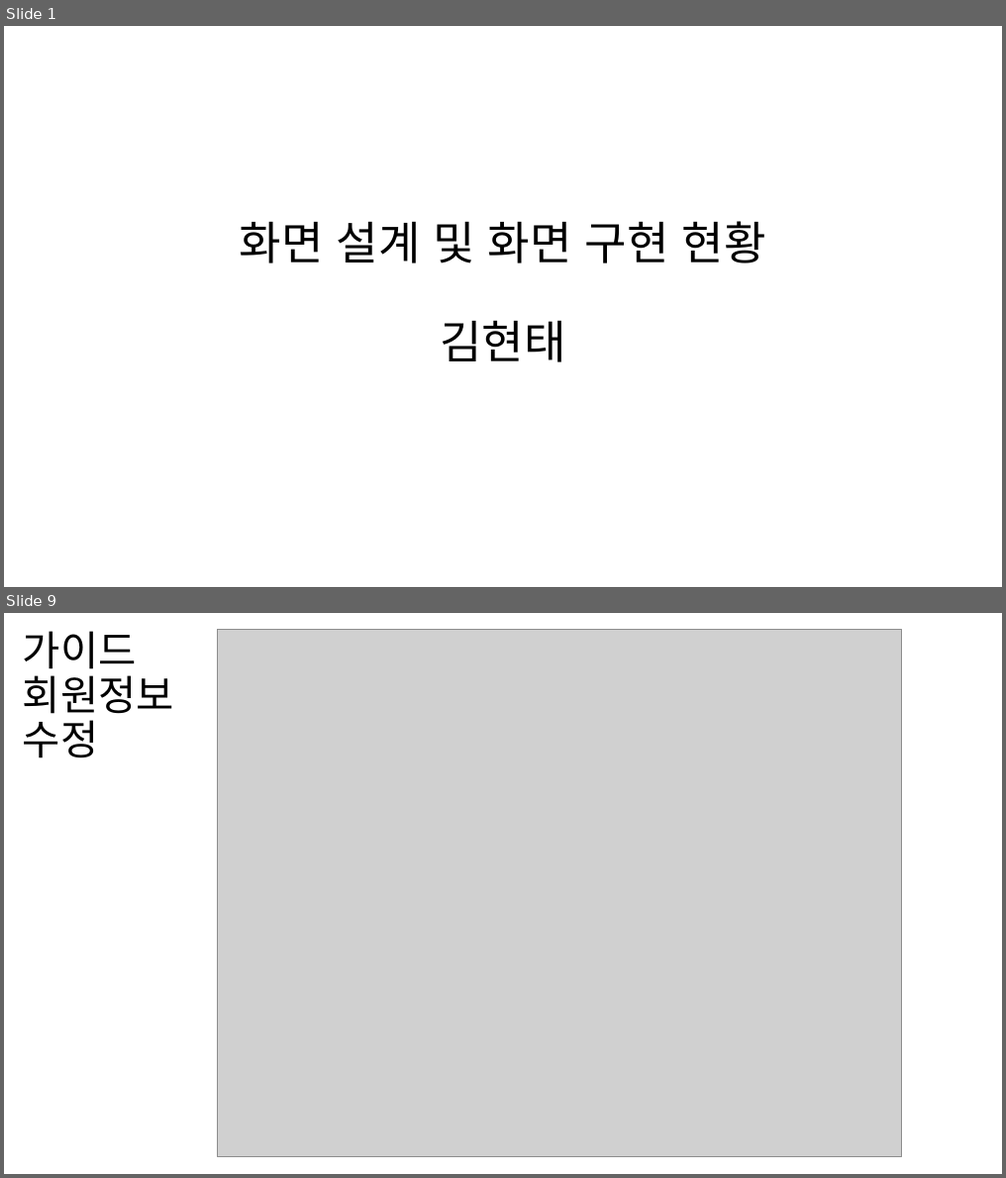
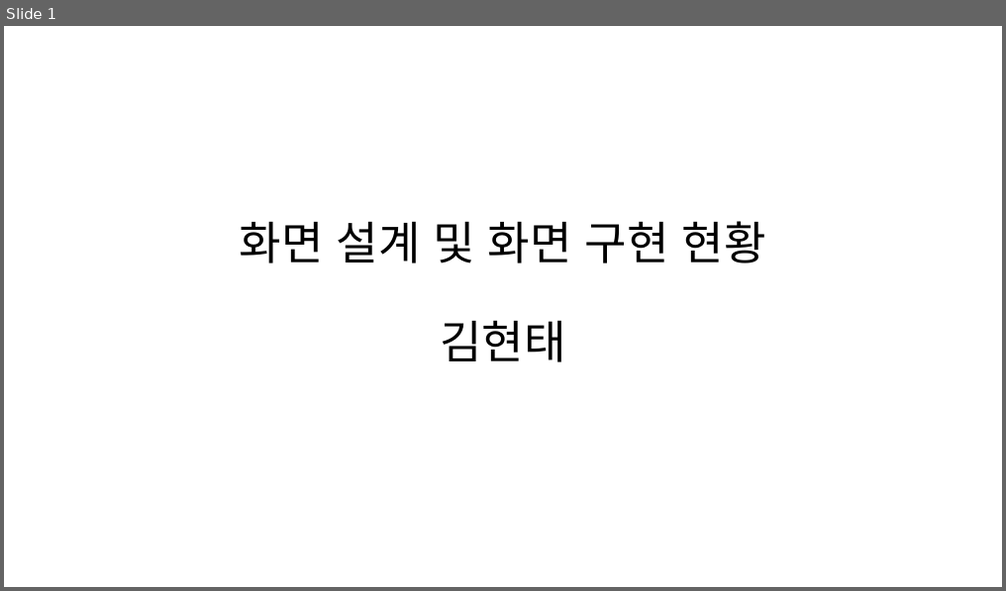
Before and after one commit to ezenteam2/TripMate, a slide deck: 0130현태.pptx. Shown one above the other, each under a label of ours: slides 1 and 9 before the commit, slide 1 after it; the slides between them are not shown. The pictures are 1006x1178 and 1006x591 pixels, drawn with LibreOffice and Linux fonts; fonts in the diff are those of the drawing; grey boxes stand for pictures. Boxes give left, top, right and bottom in pixels: in the first picture for what was removed or moved away, otherwise in the second. Text is boxed around its words. In the diff, an @@ line names an element or a change of style, - is before the commit and + after.

```diff
--- a/0130현태.pptx
+++ b/0130현태.pptx
@@ slide 9 removed at [4,613,1002,1174], background #FFFFFF @@
@@ title removed at [23,631,174,759] @@
-가이드
-회원정보
-수정
@@ picture removed at [218,630,901,1157] @@
```
Also in this commit, not shown: 5 slides changed, 7 slides added, 4 other slides removed.
